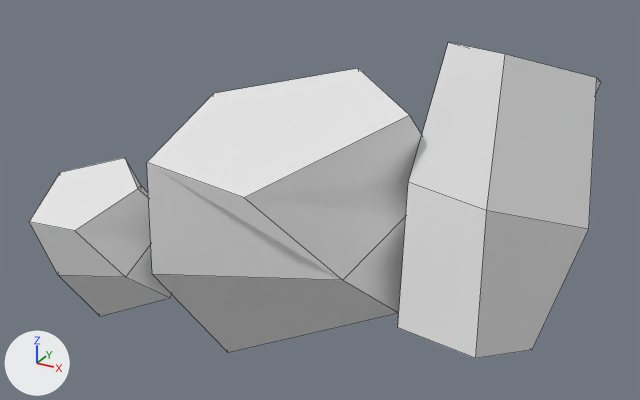
Before and after pictures for a commit that changed the FBX model roblox/art/props/kit/T6_IceChunk.fbx.
Before and after are seen from a 50 mm lens placed at (11.01, -18.92, 11.44), pointed at (0.69, -0.14, 2.05). The lights are fixed; the arrows at lower left show +X, +Y and +Z. The picture after the commit comes second. Mesh edges are drawn as thin lines. Where no turn or scale is listed for an object, it has been applied to the vertices.

In view in the first picture: 'IceChunk_1', 'IceChunk_2', 'IceChunk_3'.
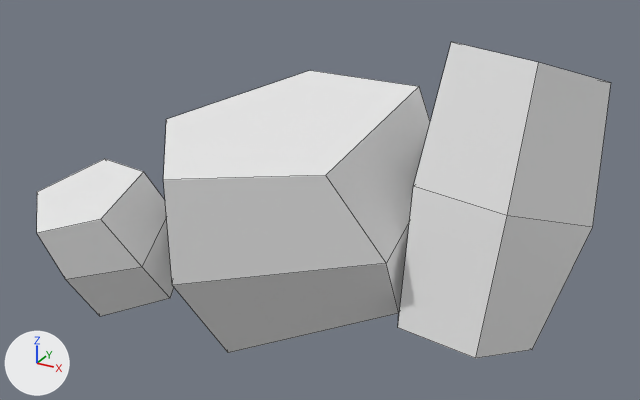
Edits to the bpy script that builds the scene:
```text
Change me_icechunk_3:
    remove me_icechunk_3.from_pydata(...)  # 15 vertices, 12 faces; spans x -2.08..2.01, y -1.83..2.05, z -1.97..1.96
    add me_icechunk_3.from_pydata(...)  # 15 vertices, 12 faces; spans x -2.12..2.01, y -1.97..2.05, z -1.97..1.95
    me_icechunk_3 part 1
    me_icechunk_3.vertices[5].co: (1.61, -1.37, -0.22) -> (1.87, -1.01, -0.03)  # pixel (125, 277) -> pixel (142, 267)
    me_icechunk_3.vertices[6].co: (-0.64, -1.49, -0.69) -> (-0.26, -1.61, -0.66)  # pixel (58, 275) -> pixel (65, 279)
    me_icechunk_3.vertices[7].co: (-2.08, 0.26, -0.29) -> (-2.06, -0.19, -0.46)
    me_icechunk_3.vertices[8].co: (-0.51, 1.95, 0.65) -> (-0.96, 1.82, 0.51)  # pixel (141, 185) -> not seen
    me_icechunk_3.vertices[9].co: (1.47, 0.78, 0.57) -> (1.22, 1.09, 0.65)
    me_icechunk_3.vertices[10].co: (0.51, -1.83, 1.03) -> (1.02, -1.41, 1.28)  # pixel (74, 230) -> pixel (100, 219)
    me_icechunk_3.vertices[11].co: (-1.34, -1.6, 0.77) -> (-0.69, -1.97, 0.75)  # pixel (29, 221) -> pixel (36, 233)
    me_icechunk_3.vertices[12].co: (-1.96, 0.3, 1.37) -> (-2.12, -0.49, 1.05)  # pixel (60, 172) -> pixel (37, 191)
    me_icechunk_3.vertices[13].co: (-0.1, 0.91, 1.96) -> (-0.79, 0.87, 1.81)  # pixel (124, 157) -> pixel (104, 158)
    me_icechunk_3.vertices[14].co: (1.32, -0.3, 1.76) -> (1.01, 0.35, 1.95)  # pixel (137, 188) -> pixel (143, 171)
Change me_icechunk_1:
    remove me_icechunk_1.from_pydata(...)  # 15 vertices, 12 faces; spans x -3.6..3.6, y -3.7..3.64, z -3.52..3.32
    add me_icechunk_1.from_pydata(...)  # 15 vertices, 12 faces; spans x -3.95..3.51, y -3.5..3.64, z -3.52..3.38
    me_icechunk_1 part 2
    me_icechunk_1.vertices[5].co: (0.01, 3.6, 1.05) -> (-1.0, 3.39, 0.82)
    me_icechunk_1.vertices[6].co: (3.6, 1.36, 1.0) -> (3.24, 1.97, 1.11)
    me_icechunk_1.vertices[7].co: (2.73, -2.75, -0.35) -> (3.51, -2.08, -0.02)  # pixel (342, 280) -> pixel (386, 263)
    me_icechunk_1.vertices[8].co: (-2.59, -3.2, -1.36) -> (-1.71, -3.5, -1.31)  # pixel (152, 274) -> pixel (172, 285)
    me_icechunk_1.vertices[9].co: (-3.6, 0.54, -0.44) -> (-3.77, -0.17, -0.68)
    me_icechunk_1.vertices[10].co: (0.73, 1.92, 3.32) -> (-0.75, 1.9, 3.07)  # pixel (358, 68) -> pixel (310, 70)
    me_icechunk_1.vertices[11].co: (3.23, -0.38, 3.06) -> (2.91, 0.9, 3.38)  # pixel (409, 115) -> pixel (419, 86)
    me_icechunk_1.vertices[12].co: (0.7, -3.7, 1.67) -> (2.29, -2.8, 2.2)  # pixel (244, 197) -> pixel (325, 175)
    me_icechunk_1.vertices[13].co: (-3.09, -2.48, 1.4) -> (-2.01, -3.17, 1.38)  # pixel (146, 162) -> pixel (163, 179)
    me_icechunk_1.vertices[14].co: (-3.25, 0.81, 2.33) -> (-3.95, -0.5, 1.84)  # pixel (213, 93) -> pixel (166, 119)
Change me_icechunk_2:
    remove me_icechunk_2.from_pydata(...)  # 15 vertices, 12 faces; spans x -2.12..2.36, y -2.61..2.84, z -3.87..3.89
    add me_icechunk_2.from_pydata(...)  # 15 vertices, 12 faces; spans x -2.12..2.35, y -2.61..3.17, z -3.87..3.98
    me_icechunk_2 part 3
    me_icechunk_2.vertices[5].co: (0.78, 2.09, -0.78) -> (0.34, 2.15, -0.75)
    me_icechunk_2.vertices[6].co: (2.36, 0.19, -0.32) -> (2.35, 0.76, -0.51)  # pixel (588, 229) -> pixel (592, 227)
    me_icechunk_2.vertices[7].co: (0.45, -1.93, 0.59) -> (0.87, -1.7, 0.47)  # pixel (486, 210) -> pixel (507, 215)
    me_icechunk_2.vertices[8].co: (-1.73, -1.39, 0.66) -> (-1.45, -1.73, 0.74)  # pixel (408, 182) -> pixel (413, 186)
    me_icechunk_2.vertices[9].co: (-1.79, 1.32, -0.24) -> (-2.1, 0.8, -0.03)
    me_icechunk_2.vertices[10].co: (1.7, 2.84, 2.58) -> (0.92, 3.17, 2.55)  # pixel (601, 82) -> not seen
    me_icechunk_2.vertices[11].co: (2.02, 0.57, 3.3) -> (2.19, 1.46, 2.98)  # pixel (596, 77) -> pixel (611, 82)
    me_icechunk_2.vertices[12].co: (0.17, -0.6, 3.89) -> (0.9, -0.39, 3.74)  # pixel (505, 54) -> pixel (538, 62)
    me_icechunk_2.vertices[13].co: (-1.57, 0.38, 3.76) -> (-1.2, -0.42, 3.98)  # pixel (448, 42) -> pixel (451, 41)
    me_icechunk_2.vertices[14].co: (-0.52, 2.62, 2.89) -> (-1.14, 1.93, 3.19)
```

Boxes [x1, y1, x2, y2] around the edits, measured in the pictures (640 x 400 px):
'IceChunk_1', reshaped: before [147, 68, 422, 353]; after [163, 70, 430, 353]
'IceChunk_2', reshaped: before [398, 42, 601, 358]; after [398, 42, 611, 358]
'IceChunk_3', reshaped: before [29, 158, 172, 316]; after [37, 159, 174, 316]
